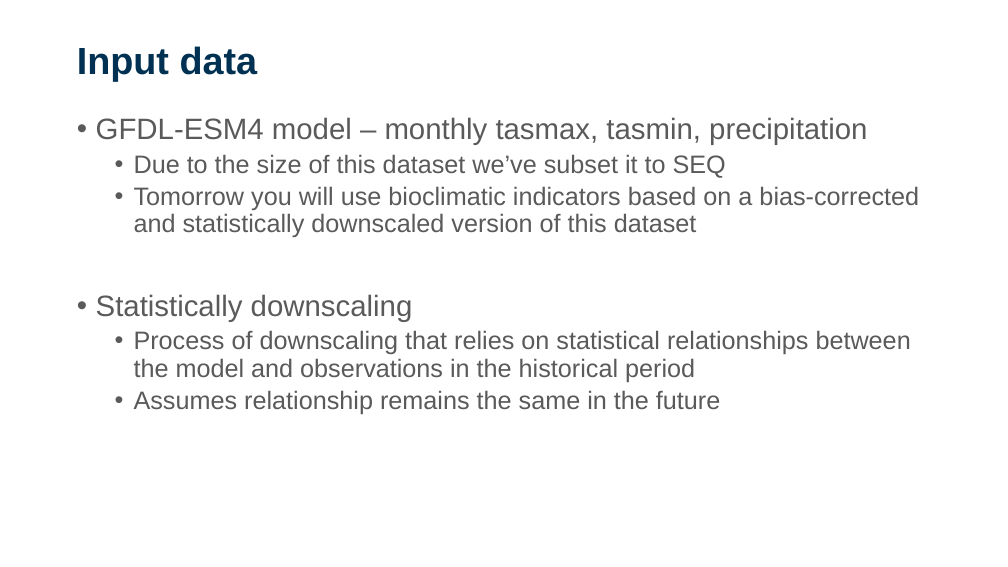
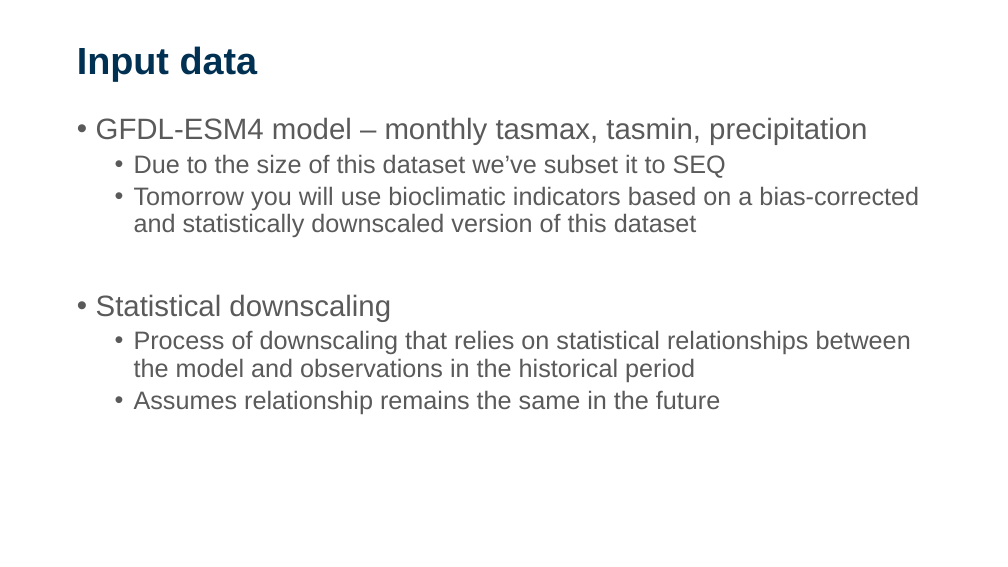
Before and after one commit to sdesrosiers1989/ICCB_Projections, a slide deck: slide 25 of ICCB2025_Session2_ClimateProjections.pptx (slide 23 before the commit). Drawn at 1008x567 pixels with LibreOffice and Linux fonts; fonts in the diff are those of the drawing; background and template pictures are left out. Boxes give left, top, right and bottom in pixels: in the first picture for what was removed or moved away, otherwise in the second. Text is boxed around its words. In the diff, an @@ line names an element or a change of style, - is before the commit and + after.

```diff
--- a/ICCB2025_Session2_ClimateProjections.pptx
+++ b/ICCB2025_Session2_ClimateProjections.pptx
@@ text at [96, 294, 391, 322]: text changed @@
-• Statistically downscaling
+• Statistical downscaling
```
Also in this commit, not shown: 7 other slides changed, 2 slides added, 1 other file.
